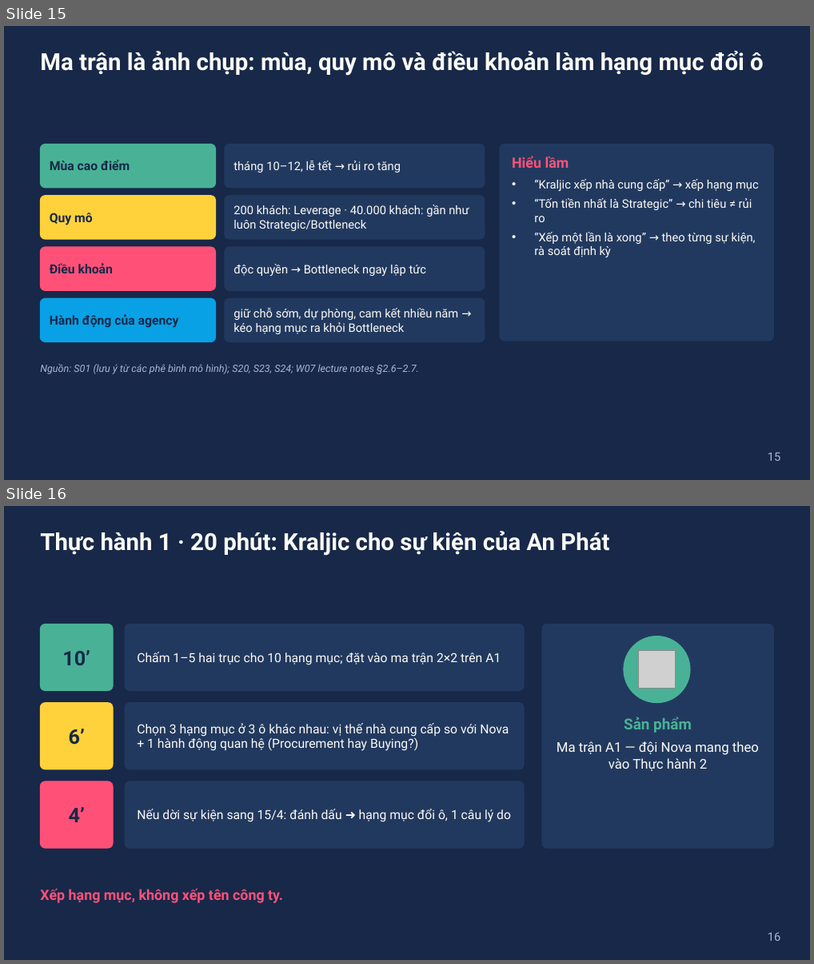
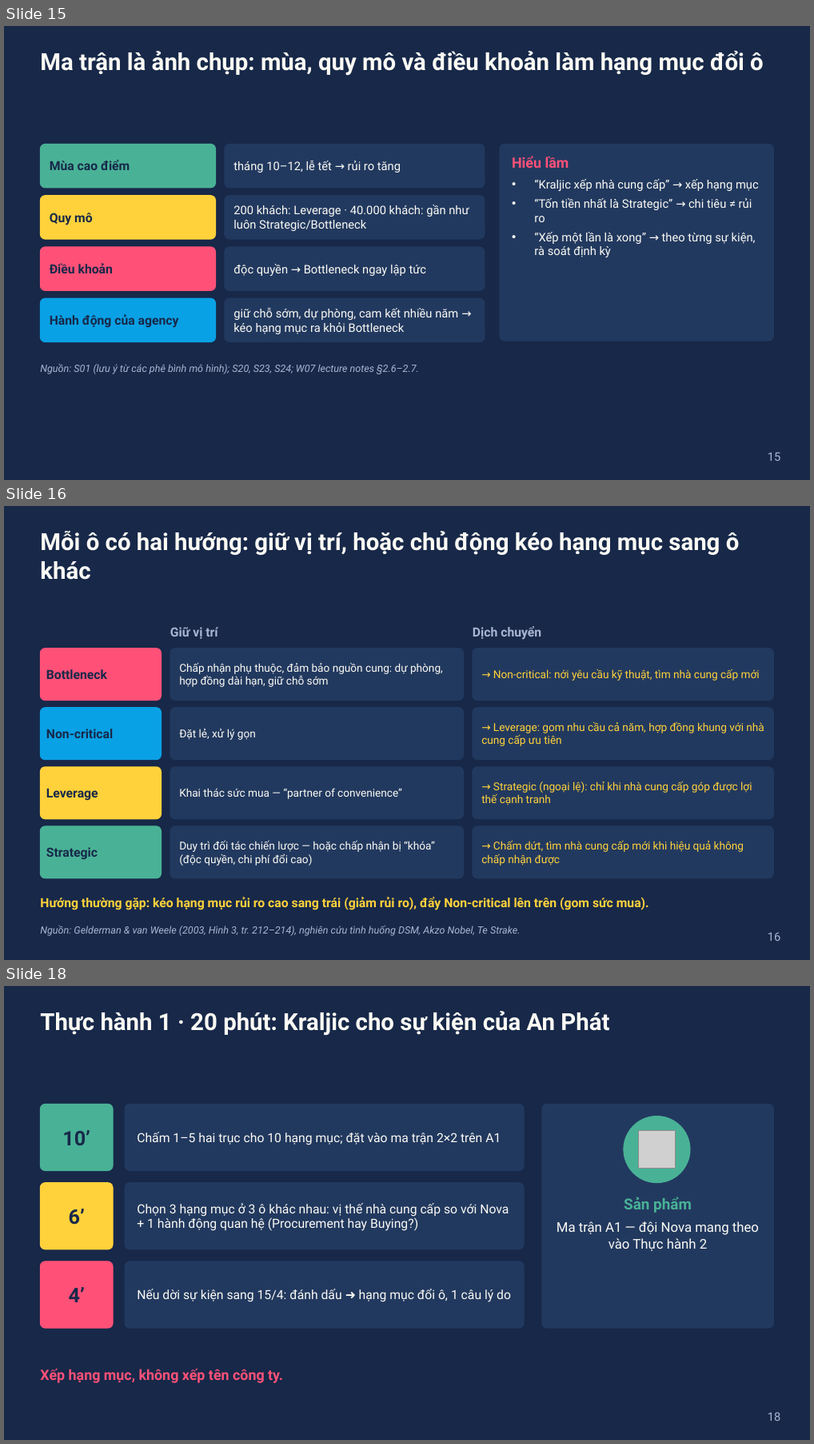
Before and after one commit to dnbaoquyen/teaching-skills, a slide deck: courses/EVM1110E/slides/W07_slides_Roboto.pptx. Shown one above the other, each under a label of ours: slides 15 and 16 before the commit, slides 15, 16 and 18 after it; the slides between them are not shown. The pictures are 814x964 and 814x1444 pixels, drawn with LibreOffice and Linux fonts; fonts in the diff are those of the drawing; grey boxes stand for pictures. Boxes give left, top, right and bottom in pixels: in the first picture for what was removed or moved away, otherwise in the second. Text is boxed around its words. In the diff, an @@ line names an element or a change of style, - is before the commit and + after.

```diff
--- a/courses/EVM1110E/slides/W07_slides_Roboto.pptx
+++ b/courses/EVM1110E/slides/W07_slides_Roboto.pptx
@@ slide 16 added at (4, 506, 810, 960), background #172849 @@
@@ text added at (40, 531, 740, 580), 28 pt, text #FBFAF4, bold @@
+Mỗi ô có hai hướng: giữ vị trí, hoặc chủ động kéo hạng mục sang ô khác
@@ rounded rectangle added at (40, 648, 162, 700), fill #FF5178, outline #FF5178 1 pt @@
@@ text added at (170, 627, 218, 639), 15 pt, text #A9B6D3, bold @@
+Giữ vị trí
@@ rounded rectangle added at (170, 648, 464, 700), fill #22395F, outline #22395F 1 pt @@
@@ text added at (473, 626, 542, 640), 15 pt, text #A9B6D3, bold @@
+Dịch chuyển
@@ rounded rectangle added at (473, 648, 774, 700), fill #22395F, outline #22395F 1 pt @@
@@ text added at (46, 669, 107, 679), 15 pt, text #172849, bold @@
+Bottleneck
@@ text added at (179, 663, 443, 687), 13 pt, text #FBFAF4 @@
+Chấp nhận phụ thuộc, đảm bảo nguồn cung: dự phòng, hợp đồng dài hạn, giữ chỗ sớm
@@ text added at (494, 669, 760, 680), 13 pt, text #FFD23B @@
+→ Non-critical: nới yêu cầu kỹ thuật, tìm nhà cung cấp mới
@@ rounded rectangle added at (40, 708, 162, 760), fill #09A1E5, outline #09A1E5 1 pt @@
@@ rounded rectangle added at (170, 708, 464, 760), fill #22395F, outline #22395F 1 pt @@
@@ rounded rectangle added at (473, 708, 774, 760), fill #22395F, outline #22395F 1 pt @@
@@ text added at (46, 728, 113, 738), 15 pt, text #172849, bold @@
+Non-critical
@@ text added at (179, 728, 256, 740), 13 pt, text #FBFAF4 @@
+Đặt lẻ, xử lý gọn
@@ text added at (482, 722, 764, 746), 13 pt, text #FFD23B @@
+→ Leverage: gom nhu cầu cả năm, hợp đồng khung với nhà cung cấp ưu tiên
@@ rounded rectangle added at (40, 767, 162, 819), fill #FFD23B, outline #FFD23B 1 pt @@
@@ rounded rectangle added at (170, 767, 464, 819), fill #22395F, outline #22395F 1 pt @@
@@ rounded rectangle added at (473, 767, 774, 819), fill #22395F, outline #22395F 1 pt @@
@@ text added at (46, 788, 98, 800), 15 pt, text #172849, bold @@
+Leverage
@@ text added at (179, 788, 402, 799), 13 pt, text #FBFAF4 @@
+Khai thác sức mua — “partner of convenience”
@@ text added at (482, 781, 752, 804), 13 pt, text #FFD23B @@
+→ Strategic (ngoại lệ): chỉ khi nhà cung cấp góp được lợi thế cạnh tranh
@@ rounded rectangle added at (40, 826, 162, 878), fill #49B296, outline #49B296 1 pt @@
@@ rounded rectangle added at (170, 826, 464, 878), fill #22395F, outline #22395F 1 pt @@
@@ text added at (179, 840, 435, 865), 13 pt, text #FBFAF4 @@
+Duy trì đối tác chiến lược — hoặc chấp nhận bị “khóa” (độc quyền, chi phí đổi cao)
@@ rounded rectangle added at (473, 826, 774, 878), fill #22395F, outline #22395F 1 pt @@
@@ text added at (482, 840, 744, 865), 13 pt, text #FFD23B @@
+→ Chấm dứt, tìm nhà cung cấp mới khi hiệu quả không chấp nhận được
@@ text added at (46, 847, 98, 859), 15 pt, text #172849, bold @@
+Strategic
@@ text added at (40, 896, 650, 910), 15 pt, text #FFD23B, bold @@
+Hướng thường gặp: kéo hạng mục rủi ro cao sang trái (giảm rủi ro), đẩy Non-critical lên trên (gom sức mua).
@@ text added at (40, 925, 521, 936), 12 pt, text #A9B6D3, italic @@
+Nguồn: Gelderman & van Weele (2003, Hình 3, tr. 212–214), nghiên cứu tình huống DSM, Akzo Nobel, Te Strake.
@@ page number added at (768, 932, 782, 940), 14 pt, text #A9B6D3 @@
+16
@@ what was slide 16 is now slide 18 @@
@@ page number at (768, 1412, 782, 1420): text changed @@
-16
+18
```
Also in this commit, not shown: 3 slides changed, 2 other slides added, 3 other files.
